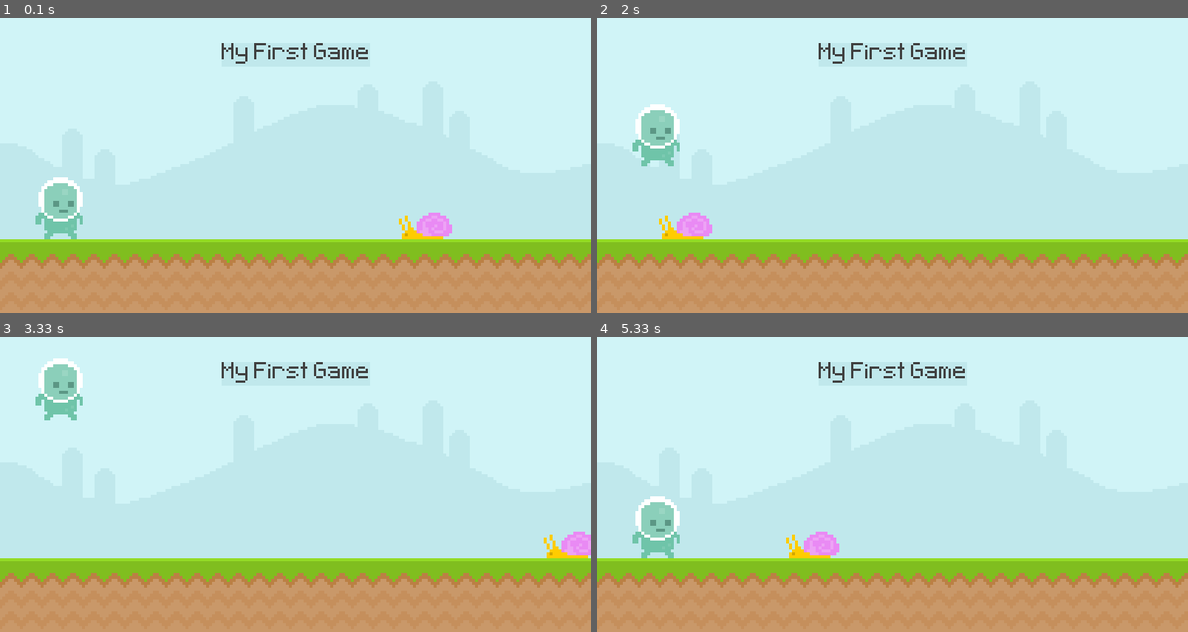
Above: before the commit, frames 1-4 (two rows, left to right).
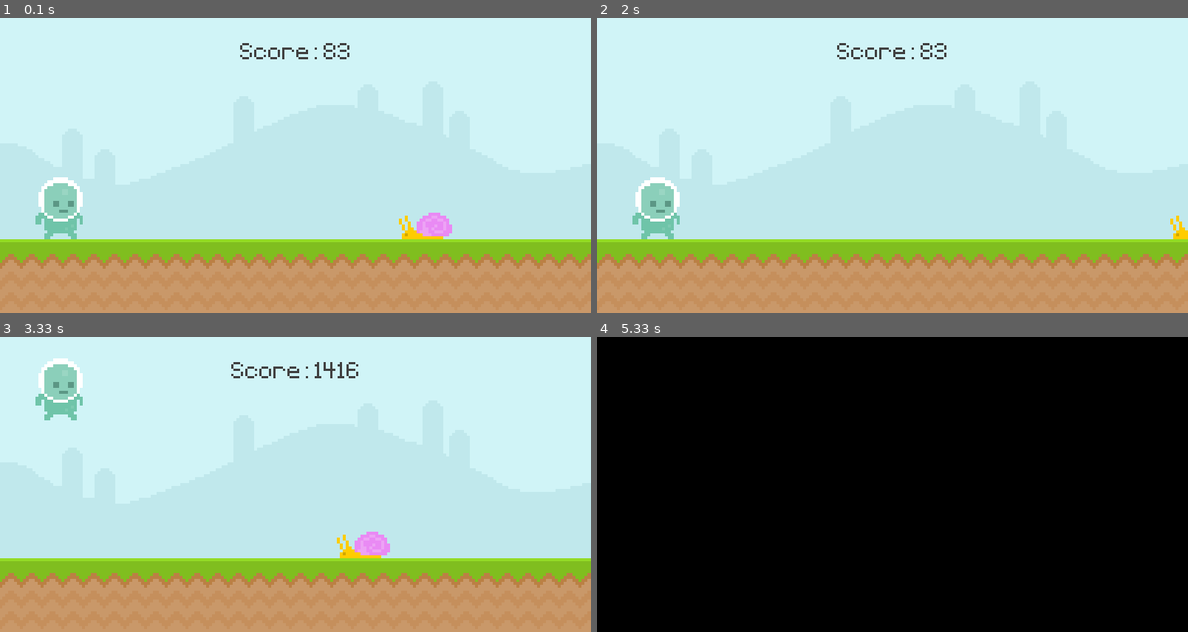
Above: after the commit, the same moments.

Repository: Juanes1793/The-ultimate-introduction-to-Pygame
Game: pygame game, started from tutorial1.py
Two runs of this game, one before a commit and one after it. Both use one fixed random seed, a clock stepped at 60 frames per second and the inputs below.
Inputs (mouse positions are in pixels of both pictures, inside the frame that each line leads up to):
- Up to frame 1 (0.1 s): no input
- Up to frame 2 (2 s): tap Space at 0.33, 1.07, 1.37, 1.9 s; click (892, 183) at 0.72 s
- Up to frame 3 (3.33 s): tap Space at 2.2, 2.97, 3.3 s
- Up to frame 4 (5.33 s): tap Space at 3.6, 3.73, 4.13, 4.43 s

The runs differ from the first frame. In frame 1, 0.5% of the frame differs, in the area x 37-63%, y 8-16%; in frame 2, 3.6%; in frame 3, 1.6%; in frame 4, 100%, in the area x 0-100%, y 0-100%.

Commit message:
score function

Diff:
--- a/tutorial1.py
+++ b/tutorial1.py
@@ -1,17 +1,28 @@
 import pygame
 from sys import exit
+
+
+def display_score():
+    current_time = pygame.time.get_ticks() - start_time
+    score_surface = test_font.render(f"Score: {current_time}", False, (64, 64, 64))
+    score_rect = score_surface.get_rect(center=(400, 50))
+    screen.blit(score_surface, score_rect)
+
+
 
 pygame.init()
 screen = pygame.display.set_mode((800, 400))
 pygame.display.set_caption("First Game")
 clock = pygame.time.Clock()
 test_font = pygame.font.Font("font/Pixeltype.ttf", 50)
+game_active = True
+start_time = 0
 
 ground_surface = pygame.image.load("graphics/ground.png").convert()
 sky_surface = pygame.image.load("graphics/Sky.png").convert()
 
-text_surface = test_font.render("My First Game", False, (64, 64, 64))
-text_rect = text_surface.get_rect(center=(400, 50))
+# text_surface = test_font.render("My First Game", False, (64, 64, 64))
+# text_rect = text_surface.get_rect(center=(400, 50))
 
 snail_surface = pygame.image.load("graphics/snail/snail2.png").convert_alpha()
 snail_rect = snail_surface.get_rect(midbottom=(600, 300))
@@ -28,37 +39,49 @@
             pygame.quit()
             exit()
 
-        if event.type == pygame.MOUSEBUTTONDOWN:
-            if player_rect.collidepoint(event.pos) and player_rect.bottom == 300:
-                player_gravity = -20
-
-        if event.type == pygame.KEYDOWN:
-            if event.key == pygame.K_SPACE and player_rect.bottom == 300:
+        if game_active:
+            if event.type == pygame.MOUSEBUTTONDOWN:
+                if player_rect.collidepoint(event.pos) and player_rect.bottom == 300:
                     player_gravity = -20
 
 
+            if event.type == pygame.KEYDOWN:
+                if event.key == pygame.K_SPACE and player_rect.bottom == 300:
+                        player_gravity = -20
 
+        else:
+            if event.type == pygame.KEYDOWN and event.key == pygame.K_SPACE:
+                game_active = True
+                snail_rect.left = 800
+                start_time = pygame.time.get_ticks()
 
-    screen.blit(sky_surface, (0, 0))
-    screen.blit(ground_surface, (0, 300))
-    pygame.draw.rect(screen, "#c0e8ec", text_rect)
-    pygame.draw.rect(screen, "#c0e8ec", text_rect,10)
-    screen.blit(text_surface, text_rect)
-    snail_rect.left -= 4
-    if snail_rect.right <= -100:
-        snail_rect.left = 800
-    screen.blit(snail_surface, snail_rect)
+    if game_active:
 
-    # player
-    player_gravity += 1
-    player_rect.y += player_gravity
-    if player_rect.bottom >= 300:
-        player_rect.bottom = 300
-    screen.blit(player_surface, player_rect)
+        screen.blit(sky_surface, (0, 0))
+        screen.blit(ground_surface, (0, 300))
+        # pygame.draw.rect(screen, "#c0e8ec", text_rect)
+        # pygame.draw.rect(screen, "#c0e8ec", text_rect,10)
+        # screen.blit(text_surface, text_rect)
+        display_score()
+        snail_rect.left -= 4
+        if snail_rect.right <= -100:
+            snail_rect.left = 800
+        screen.blit(snail_surface, snail_rect)
 
-    # keys = pygame.key.get_pressed()
-    # if keys[pygame.K_SPACE]:
-    #     print("jump")
+        # player
+        player_gravity += 1
+        player_rect.y += player_gravity
+        if player_rect.bottom >= 300:
+            player_rect.bottom = 300
+        screen.blit(player_surface, player_rect)
+
+        #COLLISION
+        if snail_rect.colliderect(player_rect):
+            game_active = False
+
+    else:
+        screen.fill("black")
+
 
 
 
@@ -67,4 +90,4 @@
     pygame.display.update()
     clock.tick(60)
 
-    #TODO voy en el minuto 1:17 https://www.youtube.com/watch?v=AY9MnQ4x3zk
+    #TODO voy en el minuto 1:48 https://www.youtube.com/watch?v=AY9MnQ4x3zk
